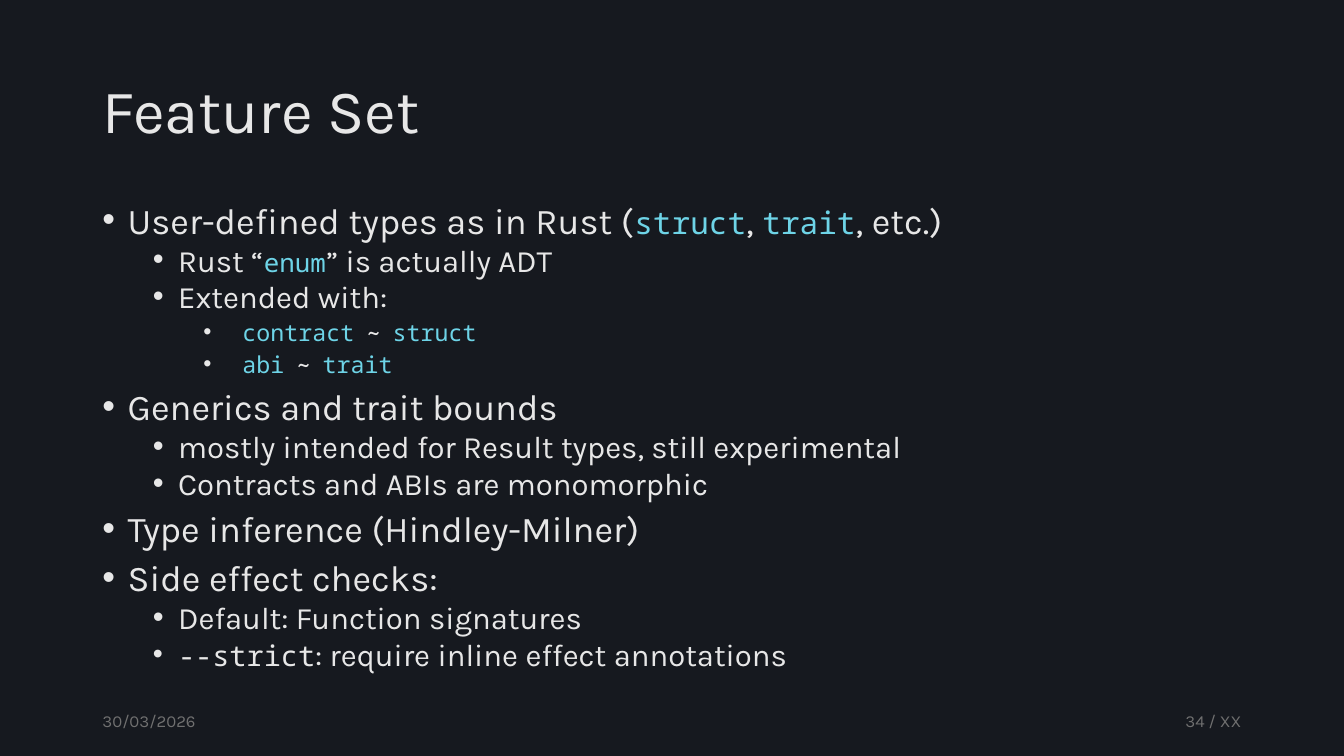
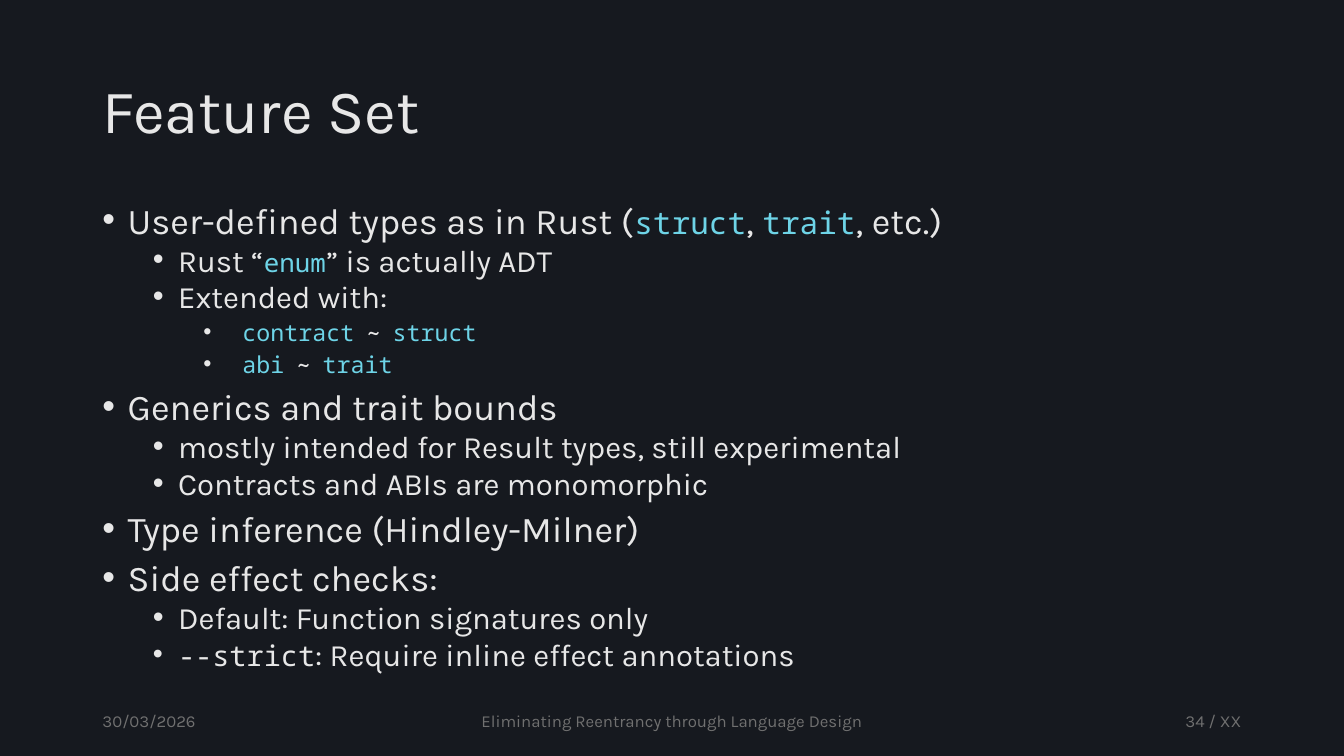
Before and after one commit to tzann/thesis, a slide deck: slide 34 of doc/presentation/Thesis.pptx. Drawn at 1344x756 pixels with LibreOffice and Linux fonts; fonts in the diff are those of the drawing. Boxes give left, top, right and bottom in pixels: in the first picture for what was removed or moved away, otherwise in the second. Text is boxed around its words. In the diff, an @@ line names an element or a change of style, - is before the commit and + after.

Commit message:
update slides, only intro missing and a few results

```diff
--- a/doc/presentation/Thesis.pptx
+++ b/doc/presentation/Thesis.pptx
@@ text at box(178, 607, 795, 673): text changed @@
-  • Default: Function signatures
-  • --strict: require inline effect annotations
+  • Default: Function signatures only
+  • --strict: Require inline effect annotations
@@ text added at box(481, 715, 862, 731), 12 pt, text #707070 @@
+Eliminating Reentrancy through Language Design
```
Also in this commit, not shown: 47 other slides changed, 5 slides added, 4 slides removed.
